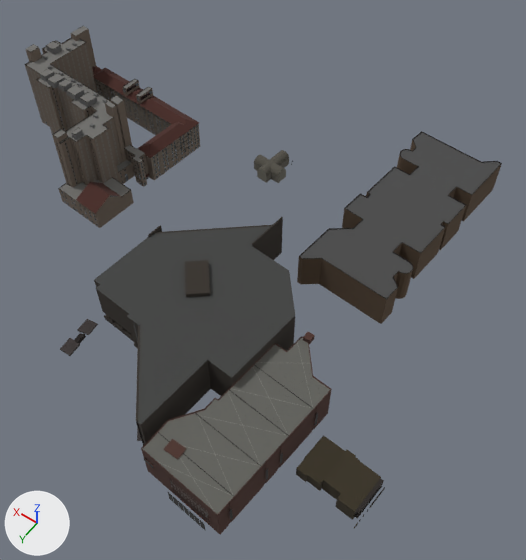
Before and after pictures for a commit that changed the glTF model v2/tiles/t_0_1.glb.
Both versions are drawn from a 50 mm camera at (-46.0, -206.0, 317.0) aimed at (99.0, -409.0, -2.0). Lighting does not change. The marker at lower left points along +X, +Y and +Z. The first picture is the older version. Where no turn or scale is listed for an object, it has been applied to the vertices. Vertices at exactly the same position are counted once.

Script lines for the objects in view, before the commit:
```python
me_glass_001 = bpy.data.meshes.new('glass.001')
me_glass_001.from_pydata(...)  # 8374 vertices, 4202 faces; spans x -163.0..163.0, y -131.0..131.0, z -23.0..23.0
me_glass_001.materials.append(mat_palettematerial002)
me_opaque = bpy.data.meshes.new('opaque')
me_opaque.from_pydata(...)  # 68628 vertices, 67598 faces; spans x -165.0..165.0, y -131.0..131.0, z -28.0..28.0
me_opaque.materials.append(mat_palettematerial001)  # picture img_palettebasecolor
ob_glass_001 = bpy.data.objects.new('glass.001', me_glass_001)
ob_glass_001.location = (150.0, -412.6, 20.2)
ob_opaque = bpy.data.objects.new('opaque', me_opaque)
ob_opaque.location = (148.9, -415.5, 24.2)
```
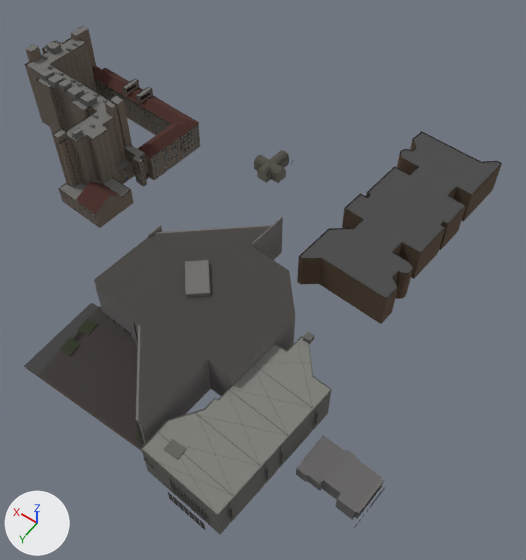
What changed in the scene script:
```text
Change me_opaque:
    used by ob_opaque; location = (148.9, -415.5, 24.2)
    remove me_opaque.from_pydata(...)  # 68628 vertices, 67598 faces; spans x -165.0..165.0, y -131.0..131.0, z -28.0..28.0
    add me_opaque.from_pydata(...)  # 68695 vertices, 67733 faces; spans x -165.0..165.0, y -131.0..131.0, z -28.0..28.0
    me_opaque part 1: 36 vertices moved within x -98.0..6.0, y 77.0..130.0, z -24.0..-11.0; 67 vertices added at x -64.0..16.0, y 74.0..123.0, z -24.0..-21.0
    me_opaque part 2: 36820 kept faces spanning x -165.0..8.0, y -15.0..131.0, z -28.0..5.0 get new texture (UV) coordinates
```

Changed parts and their boxes (x1, y1, x2, y2) in the pictures (526 x 560 px):
'opaque', reshaped
    before: (25, 26, 502, 535)
    after: (24, 26, 502, 535)
part 1 of me_opaque, built on
    after: (24, 303, 186, 495)
part 2 of me_opaque, surface changed (lighter)
    both: (60, 217, 383, 535)
